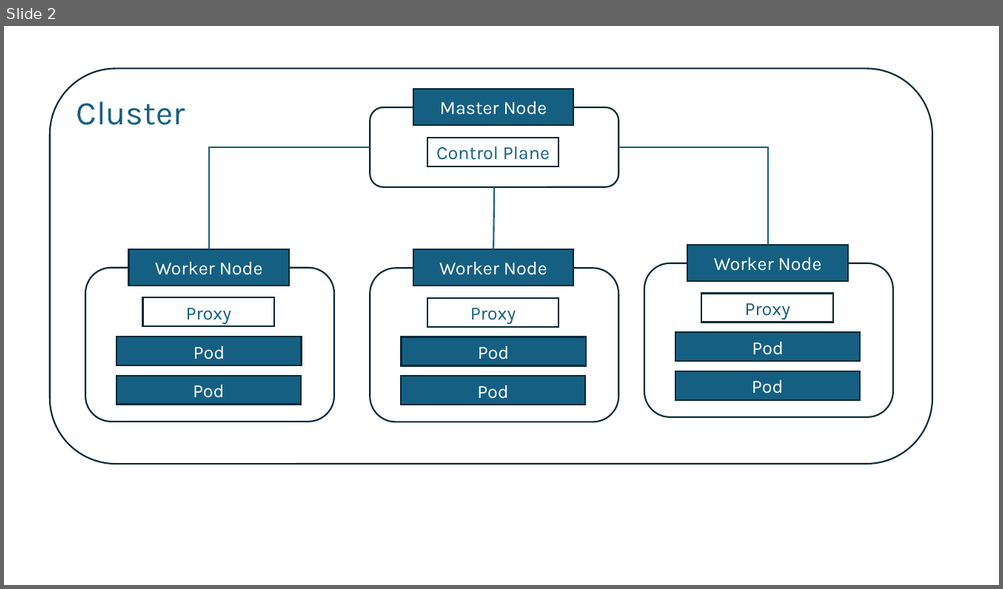
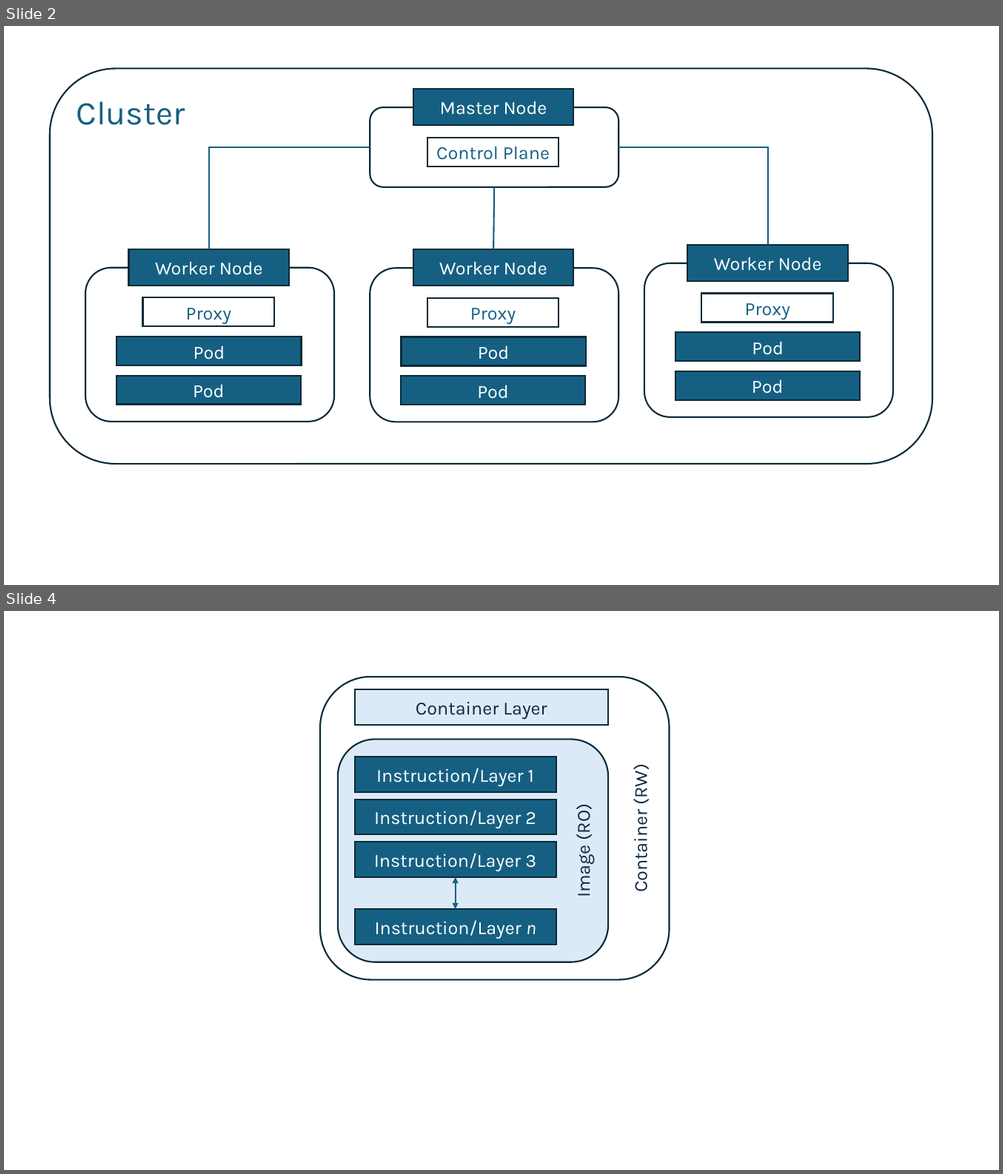
Before and after one commit to JOR-Donegal/Docker26, a slide deck: Diagrams/sketches.pptx. Shown one above the other, each under a label of ours: slide 2 before the commit, slides 2 and 4 after it; the slides between them are not shown. The pictures are 1003x589 and 1003x1174 pixels, drawn with LibreOffice and Linux fonts; fonts in the diff are those of the drawing. Boxes give left, top, right and bottom in pixels: in the first picture for what was removed or moved away, otherwise in the second. Text is boxed around its words. In the diff, an @@ line names an element or a change of style, - is before the commit and + after.

```diff
--- a/Diagrams/sketches.pptx
+++ b/Diagrams/sketches.pptx
@@ slide 4 added at (x1=4, y1=611, x2=999, y2=1170), background #FFFFFF @@
@@ rounded rectangle added at (x1=320, y1=677, x2=669, y2=980), outline #092A39 1.5 pt, 18 pt, text #0E2841 @@
+Container (RW)
@@ rectangle added at (x1=355, y1=689, x2=609, y2=724), fill #DCEAF7, outline #092A39 1.5 pt, 18 pt, text #0E2841 @@
+Container Layer
@@ rounded rectangle added at (x1=338, y1=739, x2=608, y2=963), fill #DCEAF7, outline #092A39 1.5 pt, 18 pt, text #0E2841 @@
+Image (RO)
@@ rectangle added at (x1=355, y1=758, x2=556, y2=792), fill #156082, outline #092A39 1.5 pt, 18 pt, text #FFFFFF @@
+Instruction/Layer 1
@@ rectangle added at (x1=355, y1=800, x2=556, y2=834), fill #156082, outline #092A39 1.5 pt, 18 pt, text #FFFFFF @@
+Instruction/Layer 2
@@ rectangle added at (x1=355, y1=843, x2=556, y2=877), fill #156082, outline #092A39 1.5 pt, 18 pt, text #FFFFFF @@
+Instruction/Layer 3
@@ double arrow added from (455, 877) to (455, 909), #156082 1.5 pt @@
@@ rectangle added at (x1=355, y1=909, x2=556, y2=945), fill #156082, outline #092A39 1.5 pt, 18 pt, text #FFFFFF @@
+Instruction/Layer n
```
Also in this commit, not shown: 1 slide changed, 4 other files.
